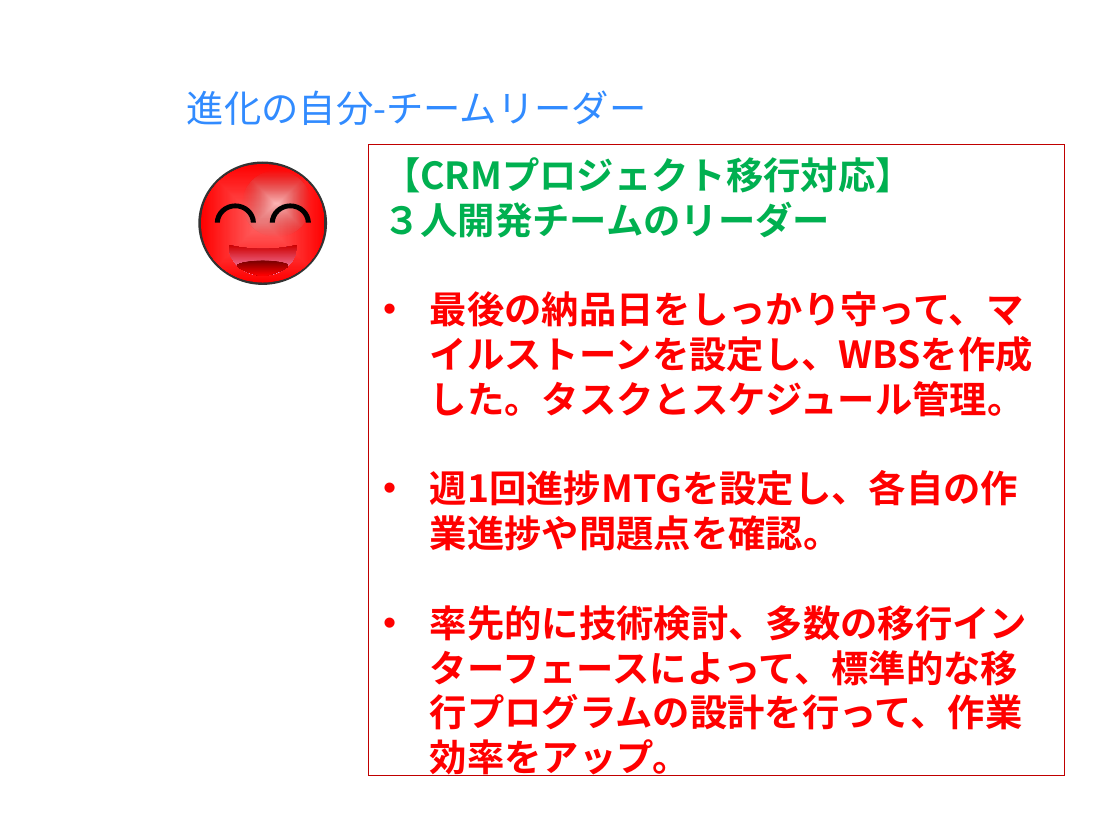
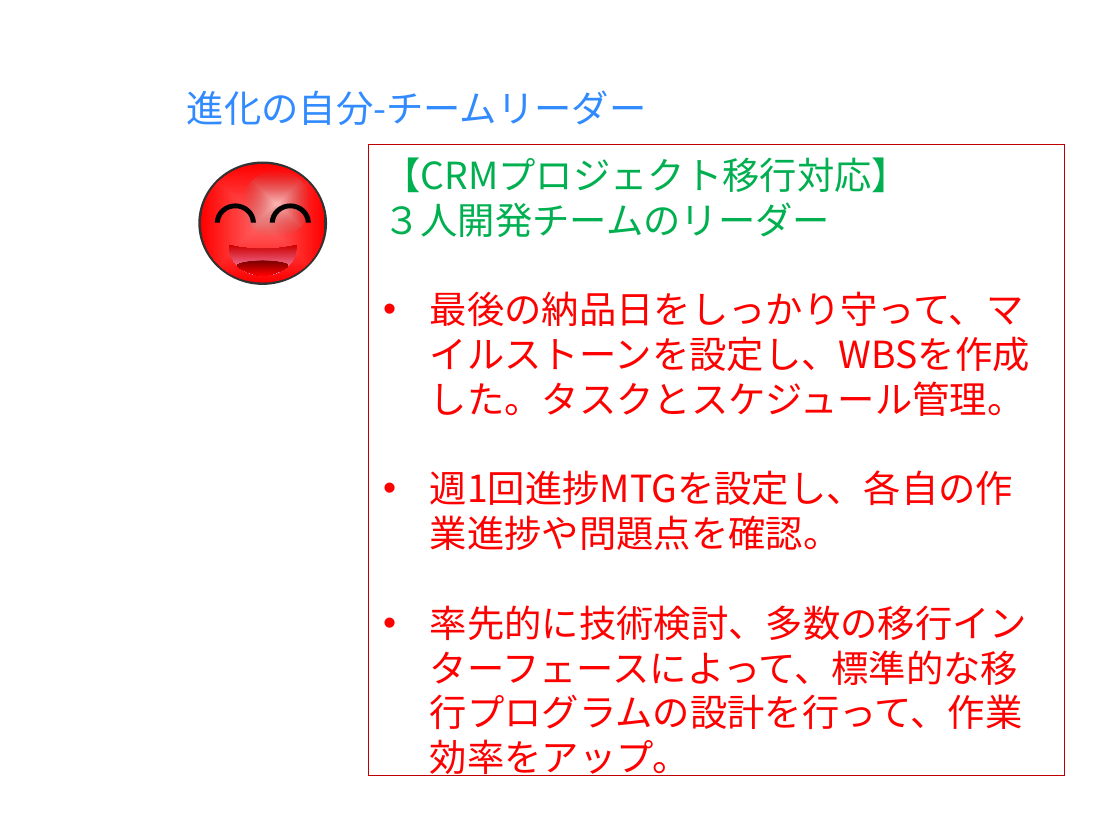
Before and after one commit to milo-bb/test, a slide deck: slide 6 of 昇格プレゼン(徐洋)_new.pptx (slide 8 before the commit). Drawn at 1120x840 pixels with LibreOffice and Linux fonts; fonts in the diff are those of the drawing; background and template pictures are left out. Boxes give left, top, right and bottom in pixels: in the first picture for what was removed or moved away, otherwise in the second. Text is boxed around its words. In the diff, an @@ line names an element or a change of style, - is before the commit and + after.

```diff
--- a/昇格プレゼン(徐洋)_new.pptx
+++ b/昇格プレゼン(徐洋)_new.pptx
@@ rectangle "【CRMプロジェクト移行対応】" at (369,145,1065,777): bold off @@
```
Also in this commit, not shown: 4 other slides changed, 4 slides added, 5 slides removed, 1 other file.
